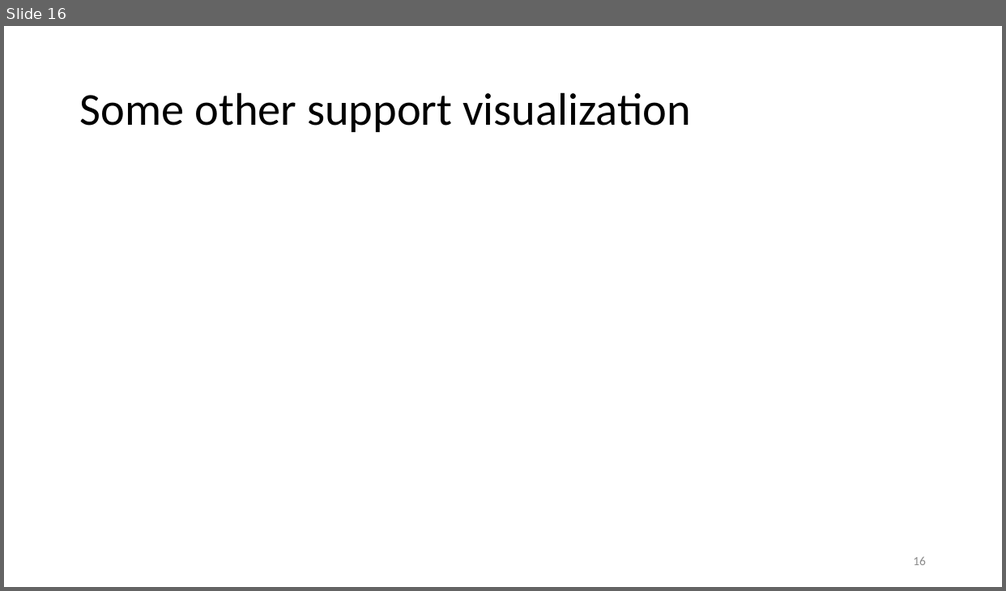
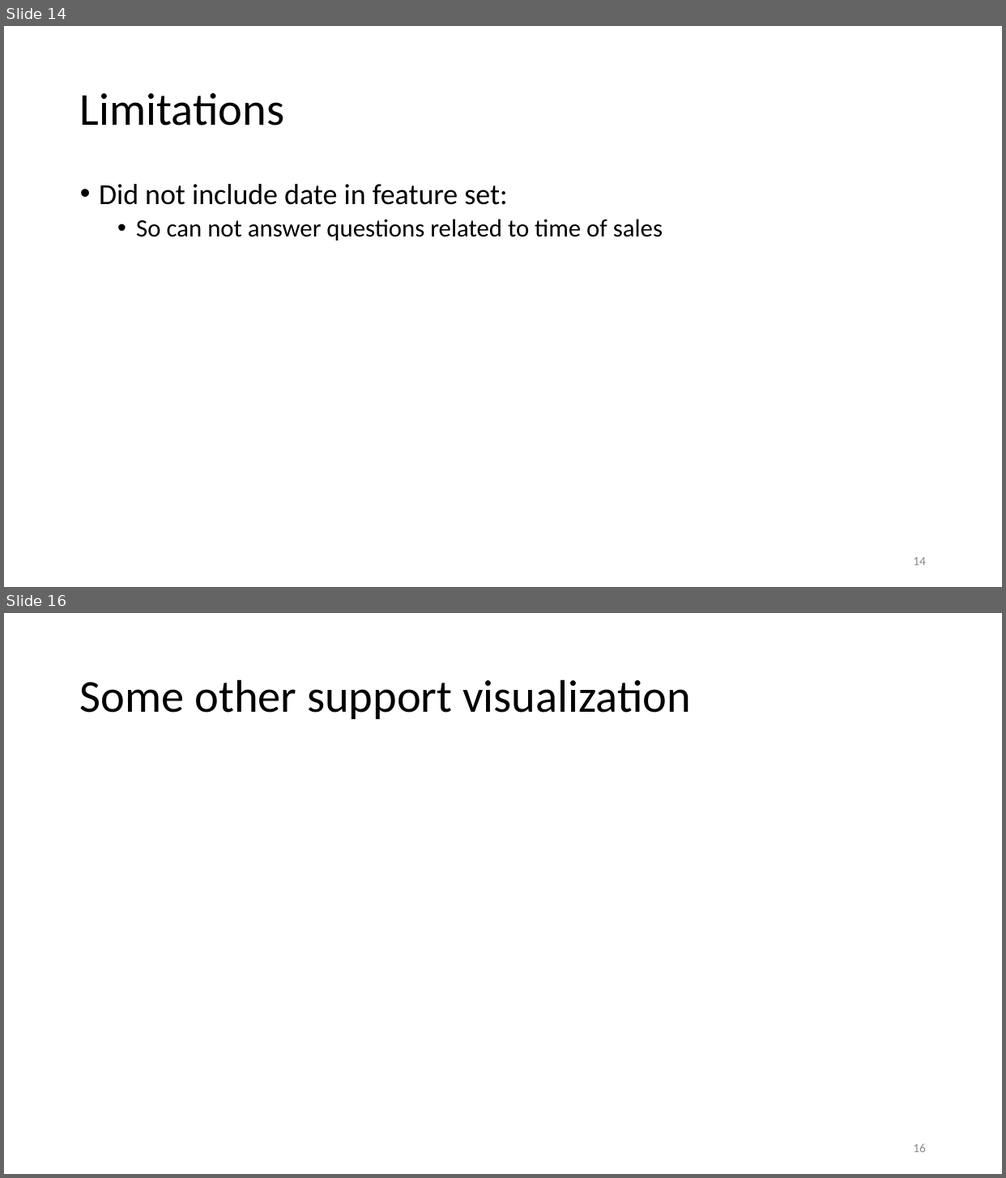
Before and after one commit to Masoud-Ghodrati/cl_test, a slide deck: visualizations_and_ppt/cl_test_presentation.pptx. Shown one above the other, each under a label of ours: slide 16 before the commit, slides 14 and 16 after it; the slides between them are not shown. The pictures are 1006x591 and 1006x1178 pixels, drawn with LibreOffice and Linux fonts; fonts in the diff are those of the drawing. Boxes give left, top, right and bottom in pixels: in the first picture for what was removed or moved away, otherwise in the second. Text is boxed around its words. In the diff, an @@ line names an element or a change of style, - is before the commit and + after.

```diff
--- a/visualizations_and_ppt/cl_test_presentation.pptx
+++ b/visualizations_and_ppt/cl_test_presentation.pptx
@@ slide 14 added at bbox=[4, 26, 1002, 587], background #FFFFFF @@
@@ title added at bbox=[80, 93, 284, 126], 44 pt, text #000000 @@
+Limitations
@@ text added at bbox=[99, 184, 663, 241], 24 pt, text #000000 @@
+• Did not include date in feature set:
+  • So can not answer questions related to time of sales
@@ page number added at bbox=[913, 557, 926, 565], 12 pt, text #8C8C8C @@
+14
```
Also in this commit, not shown: 12 slides changed, 4 other slides added, 3 slides removed.
